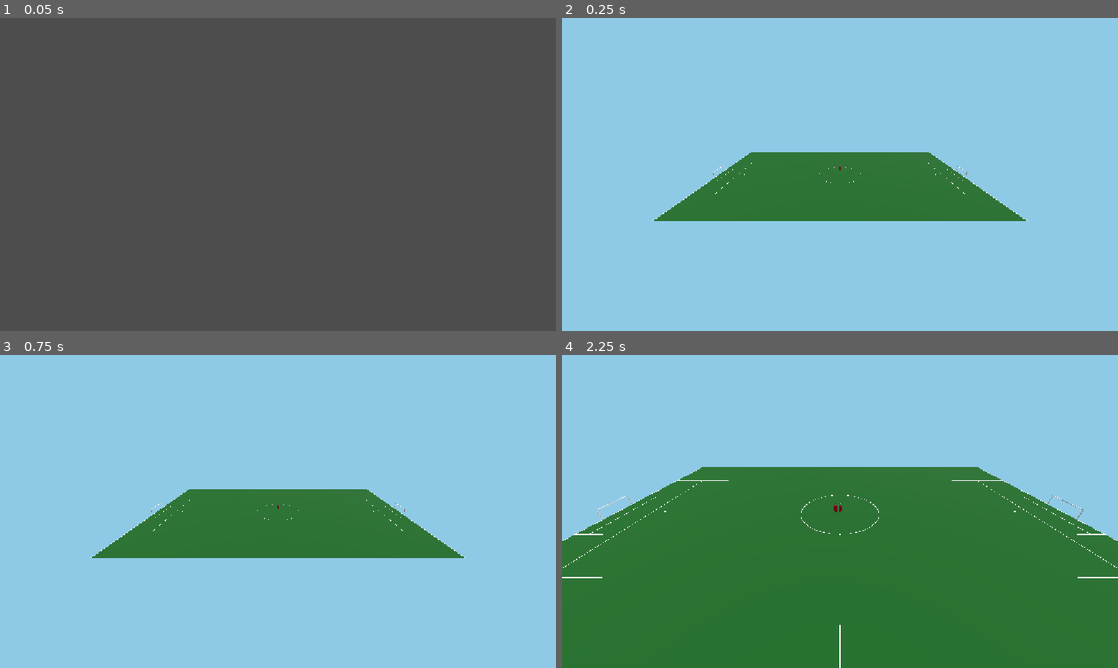
Above: before the commit, frames 1-4 (two rows, left to right).
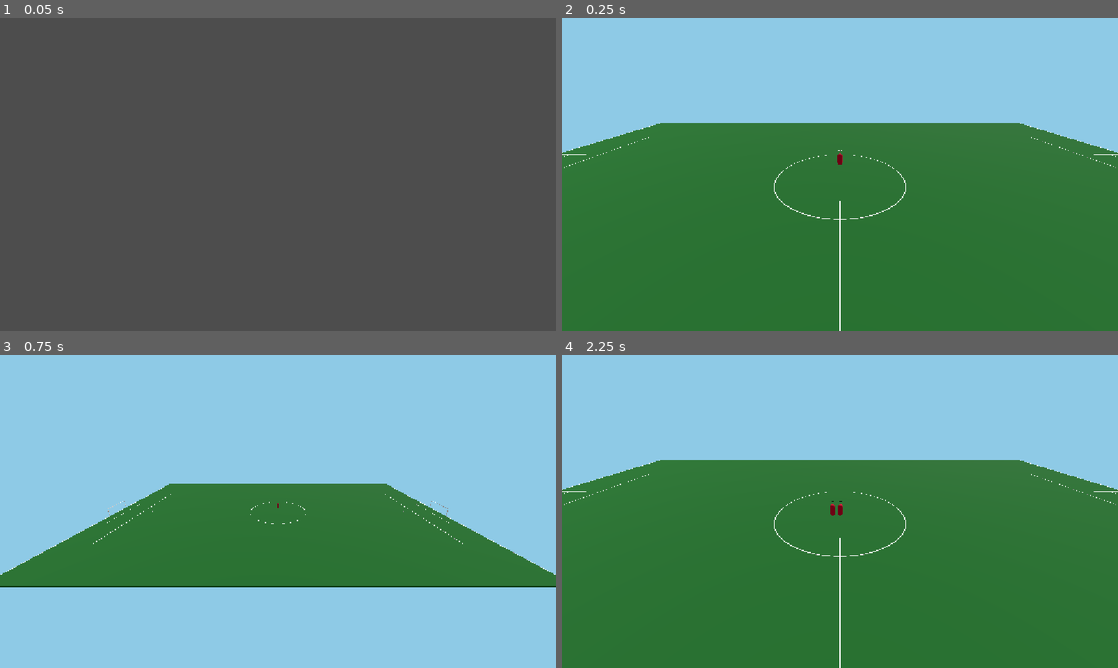
Above: after the commit, the same moments.

Repository: xXBunchXx/football-manager-prototype
Game: Godot game, scene res://tests/test_scene.tscn
Same seed, same stepped clock (60 frames per second), same inputs: the game is played once before the commit and once after it. The project has no main scene, so this scene is started directly.
Inputs:
- Up to frame 1 (0.05 s): no input
- Up to frame 2 (0.25 s): no input
- Up to frame 3 (0.75 s): tap Enter at 0.5 s; tap 1 at 0.6 s
- Up to frame 4 (2.25 s): tap Space at 1.25 s; hold S 1.28-2.03 s; tap 2 at 1.35 s; tap Enter at 2 s; tap 3 at 2.1 s

Frame 1 is identical in both runs. In frame 2, 54% of the frame differs, in the area x 0-100%, y 33-100%; in frame 3, 13%; in frame 4, 7.1%.

Commit message:
Add follow camera, ball marker and formation-shaped support

Diff:
--- a/data/stat_effects.json
+++ b/data/stat_effects.json
@@ -58,6 +58,8 @@
     "dribble_advance_m": 12.0,
     "gk_line_depth_m": 2.0,
     "gk_lateral_follow_scale": 0.4,
+    "formation_ball_follow_scale": 0.35,
+    "formation_max_shift_m": 22.0,
     "scatter_degrees_per_missing_composure": 0.5,
     "speed_floor_fraction": 0.7
   }
--- a/scenes/ball.tscn
+++ b/scenes/ball.tscn
@@ -1,10 +1,15 @@
-[gd_scene load_steps=5 format=3]
+[gd_scene load_steps=6 format=3]
 
 [ext_resource type="Script" path="res://src/match/ball.gd" id="1_ball"]
 
 [sub_resource type="SphereMesh" id="SphereMesh_ball"]
-radius = 0.11
-height = 0.22
+radius = 0.15
+height = 0.30
+
+[sub_resource type="StandardMaterial3D" id="BallMat"]
+albedo_color = Color(1, 1, 1, 1)
+emission_enabled = true
+emission = Color(1, 0.85, 0.2, 1)
 
 [sub_resource type="SphereShape3D" id="SphereShape3D_ball"]
 radius = 0.11
@@ -25,6 +30,16 @@
 
 [node name="Mesh" type="MeshInstance3D" parent="."]
 mesh = SubResource("SphereMesh_ball")
+material_override = SubResource("BallMat")
 
 [node name="Collision" type="CollisionShape3D" parent="."]
 shape = SubResource("SphereShape3D_ball")
+
+[node name="Marker" type="Label3D" parent="."]
+billboard = 1
+font_size = 32
+outline_size = 4
+outline_modulate = Color(0, 0, 0, 1)
+position = Vector3(0, 1.1, 0)
+text = "BALL"
+modulate = Color(1, 0.9, 0.2, 1)
--- /dev/null
+++ b/src/core/formation.gd
@@ -0,0 +1,24 @@
+class_name Formation
+extends RefCounted
+
+## Shared 4-3-3 shape in home-team coordinates. Both the match scene and the
+## decision layer use it, so support targets keep a real shape instead of
+## collapsing onto the ball.
+
+const SLOTS: Array[Vector2] = [
+	Vector2(-48, 0),    # GK
+	Vector2(-35, -12),  # CB
+	Vector2(-35, 12),   # CB
+	Vector2(-28, -28),  # LB
+	Vector2(-28, 28),   # RB
+	Vector2(-18, 0),    # DM
+	Vector2(-6, -10),   # CM
+	Vector2(4, 0),      # AM
+	Vector2(18, -28),   # LW
+	Vector2(22, 0),     # ST
+	Vector2(18, 28),    # RW
+]
+
+
+static func slot(index: int) -> Vector2:
+	return SLOTS[index % SLOTS.size()]
--- a/src/core/stat_effects.gd
+++ b/src/core/stat_effects.gd
@@ -19,7 +19,8 @@
 	"stamina_penalty_active_scale", "stamina_penalty_passive_scale",
 	"support_deep_m", "support_advanced_m", "support_narrow_m",
 	"support_wide_m", "dribble_advance_m", "gk_line_depth_m",
-	"gk_lateral_follow_scale",
+	"gk_lateral_follow_scale", "formation_ball_follow_scale",
+	"formation_max_shift_m",
 	"scatter_degrees_per_missing_composure", "speed_floor_fraction",
 ]
 
--- a/src/match/camera_rig.gd
+++ b/src/match/camera_rig.gd
@@ -1,3 +1,4 @@
+class_name CameraRig
 extends Camera3D
 
 ## Simple switchable match camera. Keys 1/2/3 select broadcast, top-down and
@@ -5,7 +6,7 @@
 
 enum Mode { BROADCAST, TOP_DOWN, FOLLOW }
 
-var mode: int = Mode.BROADCAST
+var mode: int = Mode.FOLLOW
 var follow_target: Node3D = null
 
 
@@ -25,22 +26,23 @@
 func apply_mode() -> void:
 	match mode:
 		Mode.BROADCAST:
-			position = Vector3(0, 34, -82)
+			position = Vector3(0, 26, -62)
 			look_at(Vector3.ZERO, Vector3.UP)
 		Mode.TOP_DOWN:
-			position = Vector3(0, 120, 0)
+			position = Vector3(0, 100, 0)
 			rotation = Vector3(-PI * 0.5, 0, 0)
 		Mode.FOLLOW:
-			position = Vector3(0, 24, -42)
-			look_at(Vector3.ZERO, Vector3.UP)
+			var focus := follow_target.global_position if follow_target != null else Vector3.ZERO
+			position = focus + Vector3(0, 14, -26)
+			look_at(focus + Vector3(0, 0.6, 0), Vector3.UP)
 
 
 func _process(_delta: float) -> void:
 	if mode != Mode.FOLLOW or follow_target == null:
 		return
 	var target_pos: Vector3 = follow_target.global_position
-	position = target_pos + Vector3(0, 24, -42)
-	look_at(target_pos, Vector3.UP)
+	position = target_pos + Vector3(0, 14, -26)
+	look_at(target_pos + Vector3(0, 0.6, 0), Vector3.UP)
 
 
 func _input(event: InputEvent) -> void:
--- a/src/match/decision_brain.gd
+++ b/src/match/decision_brain.gd
@@ -169,6 +169,15 @@
 					-cfg.goal_width_m * 0.5, cfg.goal_width_m * 0.5
 				)
 				return Vector3(line_x, 0.0, lateral)
+			# Support is anchored to the player's 4-3-3 slot. The ball only
+			# shifts the whole shape a little, so the team keeps its structure
+			# instead of every player collapsing onto the ball.
+			var slot: Vector2 = view.formation_slot
+			var follow := effects.context_value("formation_ball_follow_scale")
+			var max_shift := effects.context_value("formation_max_shift_m")
+			var shift_x := clampf(ball_position.x * follow, -max_shift, max_shift)
+			var shift_z := clampf(ball_position.z * follow, -max_shift, max_shift)
+
 			var depth := 0.0
 			match instructions.support_depth:
 				FMEnums.SupportDepth.DEEP:
@@ -178,19 +187,15 @@
 			var width := 0.0
 			match instructions.width:
 				FMEnums.WidthMode.NARROW:
-					width = effects.context_value("support_narrow_m")
+					width = -effects.context_value("support_narrow_m")
 				FMEnums.WidthMode.WIDE:
 					width = effects.context_value("support_wide_m")
-			# Stable per-player lane so team-mates do not all aim at the same
-			# support spot. Width instruction scales how wide the lanes spread.
-			var lane := float(absi(view.player_id.hash()) % 1000) / 999.0 * 2.0 - 1.0
-			var z := clampf(ball_position.z + lane * width, -cfg.pitch_width_m * 0.5 + 2.0, cfg.pitch_width_m * 0.5 - 2.0)
+
 			var half_l := cfg.pitch_length_m * 0.5
-			var x := clampf(
-				ball_position.x + sign * depth,
-				-half_l + cfg.support_edge_inset_m,
-				half_l - cfg.support_edge_inset_m
-			)
+			var half_w := cfg.pitch_width_m * 0.5
+			var edge := cfg.support_edge_inset_m
+			var x := clampf(sign * slot.x + shift_x + sign * depth, -half_l + edge, half_l - edge)
+			var z := clampf(slot.y + shift_z + signf(slot.y) * width, -half_w + edge, half_w - edge)
 			return Vector3(x, 0.0, z)
 		_:
 			return ball_position
--- a/src/match/match_scene.gd
+++ b/src/match/match_scene.gd
@@ -5,20 +5,6 @@
 
 const PLAYER_SCENE := preload("res://scenes/player_view.tscn")
 const PLAYTEST_LOG_PATH := "user://fm_playtest_log.jsonl"
-
-const FORMATION: Array[Vector2] = [
-	Vector2(-48, 0),    # GK
-	Vector2(-35, -12),  # CB
-	Vector2(-35, 12),   # CB
-	Vector2(-28, -28),  # LB
-	Vector2(-28, 28),   # RB
-	Vector2(-18, 0),    # DM
-	Vector2(-6, -10),   # CM
-	Vector2(4, 0),      # AM
-	Vector2(18, -28),   # LW
-	Vector2(22, 0),     # ST
-	Vector2(18, 28),    # RW
-]
 
 @onready var ball: Ball = $Ball
 @onready var score_label: Label = $HUD/Panel/Layout/ScoreLabel
@@ -61,9 +47,10 @@
 	rules_engine.event_raised.connect(_on_rule_event)
 	ball.kick_performed.connect(_on_ball_kicked_for_stats)
 	_refresh_hud()
-	var camera := find_child("MatchCamera", true, false)
-	if camera != null and camera.has_method("set_follow_target"):
+	var camera := find_child("MatchCamera", true, false) as CameraRig
+	if camera != null:
 		camera.set_follow_target(ball)
+		camera.set_mode(CameraRig.Mode.FOLLOW)
 
 
 func _physics_process(delta: float) -> void:
@@ -164,12 +151,13 @@
 			var view: RigidBody3D = PLAYER_SCENE.instantiate()
 			players_node.add_child(view)
 			view.setup(starters[i], club, is_home)
+			view.formation_slot = Formation.slot(i)
 			view.global_position = _formation_position(side, i)
 			player_views.append(view)
 
 
 func _formation_position(side: int, index: int) -> Vector3:
-	var spot: Vector2 = FORMATION[index]
+	var spot: Vector2 = Formation.slot(index)
 	if side == FMEnums.Side.AWAY:
 		spot.x = -spot.x
 	return Vector3(spot.x, 1.0, spot.y)
--- a/src/match/player_view.gd
+++ b/src/match/player_view.gd
@@ -12,6 +12,7 @@
 var instructions: PlayerInstructions = null
 var match_state: PlayerState = null
 var last_decision: DecisionResult = null
+var formation_slot: Vector2 = Vector2.ZERO  # home-team 4-3-3 coordinates
 
 
 func setup(player: PlayerData, club: ClubData, is_home: bool) -> void:
--- a/tests/test_runner.gd
+++ b/tests/test_runner.gd
@@ -203,11 +203,13 @@
 	_check(with_duty.effective_duty(cb) == FMEnums.Duty.ATTACK, "duty override beats instruction duty")
 
 
-func _make_view(player: PlayerData, club: ClubData, is_home: bool, position: Vector3, ctx: MatchContext) -> RigidBody3D:
+func _make_view(player: PlayerData, club: ClubData, is_home: bool, position: Vector3, ctx: MatchContext, slot_index: int = -1) -> RigidBody3D:
 	var packed: PackedScene = load("res://scenes/player_view.tscn")
 	var view := packed.instantiate() as RigidBody3D
 	add_child(view)
 	view.setup(player, club, is_home)
+	if slot_index >= 0:
+		view.formation_slot = Formation.slot(slot_index)
 	view.global_position = position
 	ctx.add_view(view)
 	return view
@@ -262,29 +264,30 @@
 	var weak_st := _make_view(weak_club.get_starters()[9], weak_club, false, Vector3(20, 1, -20), ctx)
 	_check(float(brain.decide(strong_st, ctx).scores["shoot"]) > float(brain.decide(weak_st, ctx).scores["shoot"]), "stronger attributes raise shoot utility")
 
-	var deep_cb := _make_view(strong_club.get_starters()[1], strong_club, true, Vector3(-25, 1, 15), ctx)
+	var deep_cb := _make_view(strong_club.get_starters()[1], strong_club, true, Vector3(-25, 1, 15), ctx, 1)
 	deep_cb.instructions = deep_cb.instructions.with_overrides({"support_depth": "DEEP"})
 	var deep_target: Vector3 = brain.decide(deep_cb, ctx).target
 	deep_cb.instructions = deep_cb.instructions.with_overrides({"support_depth": "ADVANCED"})
 	var high_target: Vector3 = brain.decide(deep_cb, ctx).target
 	_check(deep_target.x < high_target.x, "support depth shifts the target up or down pitch")
 
-	var home_gk := _make_view(strong_club.get_starters()[0], strong_club, true, Vector3(-48, 1, 0), ctx)
-	var away_gk := _make_view(strong_club.get_starters()[0], strong_club, false, Vector3(48, 1, 0), ctx)
+	var home_gk := _make_view(strong_club.get_starters()[0], strong_club, true, Vector3(-48, 1, 0), ctx, 0)
+	var away_gk := _make_view(strong_club.get_starters()[0], strong_club, false, Vector3(48, 1, 0), ctx, 0)
 	var home_gk_target: Vector3 = brain.call("_target_for", "support", home_gk, ctx, home_gk.instructions)
 	var away_gk_target: Vector3 = brain.call("_target_for", "support", away_gk, ctx, away_gk.instructions)
 	_check(home_gk_target.x < -45.0 and away_gk_target.x > 45.0, "goalkeepers anchor near their own goal")
 
 	ball.reset_to(Vector3(-60.0, 1.0, 0.0))
-	var deep_out := _make_view(strong_club.get_starters()[1], strong_club, true, Vector3(-40, 1, 0), ctx)
+	var deep_out := _make_view(strong_club.get_starters()[1], strong_club, true, Vector3(-40, 1, 0), ctx, 1)
 	deep_out.instructions = deep_out.instructions.with_overrides({"support_depth": "DEEP"})
 	var clamped_target: Vector3 = brain.call("_target_for", "support", deep_out, ctx, deep_out.instructions)
 	_check(clamped_target.x >= -cfg.pitch_length_m * 0.5, "support targets stay on the pitch")
 	ball.reset_to(Vector3(30.0, 1.0, 0.0))
 
 	var wide_lanes: Array[float] = []
-	for starter in strong_club.get_starters():
-		var wide_view := _make_view(starter, strong_club, true, Vector3(-8, 1, 0), ctx)
+	var starters: Array = strong_club.get_starters()
+	for slot_index in starters.size():
+		var wide_view := _make_view(starters[slot_index], strong_club, true, Vector3(-8, 1, 0), ctx, slot_index)
 		wide_view.instructions = wide_view.instructions.with_overrides({"width": "WIDE"})
 		var lane_target: Vector3 = brain.call("_target_for", "support", wide_view, ctx, wide_view.instructions)
 		wide_lanes.append(lane_target.z)
@@ -292,6 +295,12 @@
 	for z in wide_lanes:
 		unique_lanes[snappedf(z, 0.01)] = true
 	_check(unique_lanes.size() >= 3, "wide support spreads team-mates into distinct lanes (%d lanes)" % unique_lanes.size())
+
+	ball.reset_to(Vector3(30.0, 1.0, 0.0))
+	var shaped_cb := _make_view(strong_club.get_starters()[1], strong_club, true, Vector3(-30, 1, -12), ctx, 1)
+	var shape_target: Vector3 = brain.call("_target_for", "support", shaped_cb, ctx, shaped_cb.instructions)
+	_check(shape_target.x < 0.0, "support stays in the team's half when the ball is upfield")
+	_check(MatchContext.flat_distance(shape_target, ball.global_position) > 20.0, "support does not collapse onto the ball")
 
 	var agent := PlayerAgent.new(striker, brain, ctx, effects)
 	agent.decision_timer = 10.0
@@ -653,14 +662,23 @@
 	var views: Array = instance.call("get_player_views")
 	_check(views.size() == 22, "match scene spawns 22 players")
 	var tactical_ready := true
+	var slots_ready := true
 	for view in views:
 		if view.call("get_instructions") == null or view.call("get_match_state") == null:
 			tactical_ready = false
+		if (view as RigidBody3D).formation_slot == Vector2.ZERO:
+			slots_ready = false
 	_check(tactical_ready, "all 22 starters carry instructions and match state")
+	_check(slots_ready, "all players carry a formation slot")
 	var agents: Array = instance.call("get_agents")
 	_check(agents.size() == 22, "match scene builds 22 decision agents")
 	var camera := instance.find_child("MatchCamera", true, false)
 	_check(camera != null, "match scene has a match camera")
+	var scene_ball: Ball = instance.call("get_ball")
+	if camera != null:
+		_check(int(camera.get("mode")) == CameraRig.Mode.FOLLOW, "camera defaults to follow-ball view")
+		_check(camera.get("follow_target") == scene_ball, "camera follows the ball")
+		_check(scene_ball.find_child("Marker", true, false) != null, "ball has a visibility marker")
 	var match_ground := instance.find_child("GroundCollider", true, false)
 	_check(match_ground != null, "match scene pitch has a ground collider")
 	var score_label: Label = instance.find_child("ScoreLabel", true, false)
@@ -671,7 +689,6 @@
 		_check(score_label.text.contains("-"), "HUD shows the score")
 	var scene_stats: MatchStats = instance.call("get_stats")
 	_check(scene_stats != null, "match scene tracks calibration stats")
-	var scene_ball: Ball = instance.call("get_ball")
 	scene_ball.apply_player_kick(views[0], false, Vector3(1, 0, 0), 5.0, 0.0, 0.0, 0.0)
 	var scene_data: Dictionary = scene_stats.to_dict()
 	var home_data: Dictionary = scene_data["home"]
Not shown, added: src/core/formation.gd.uid
Not shown, changed: docs/CONVENTIONS.md
